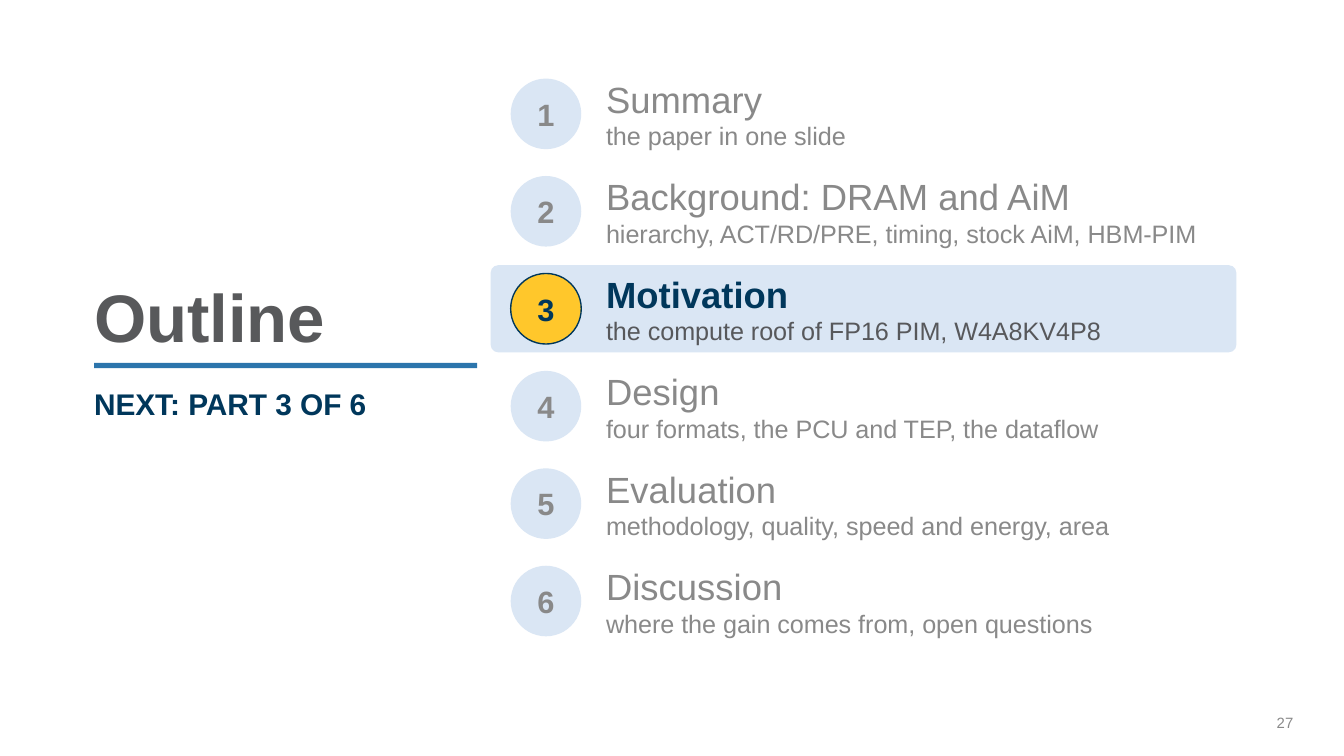
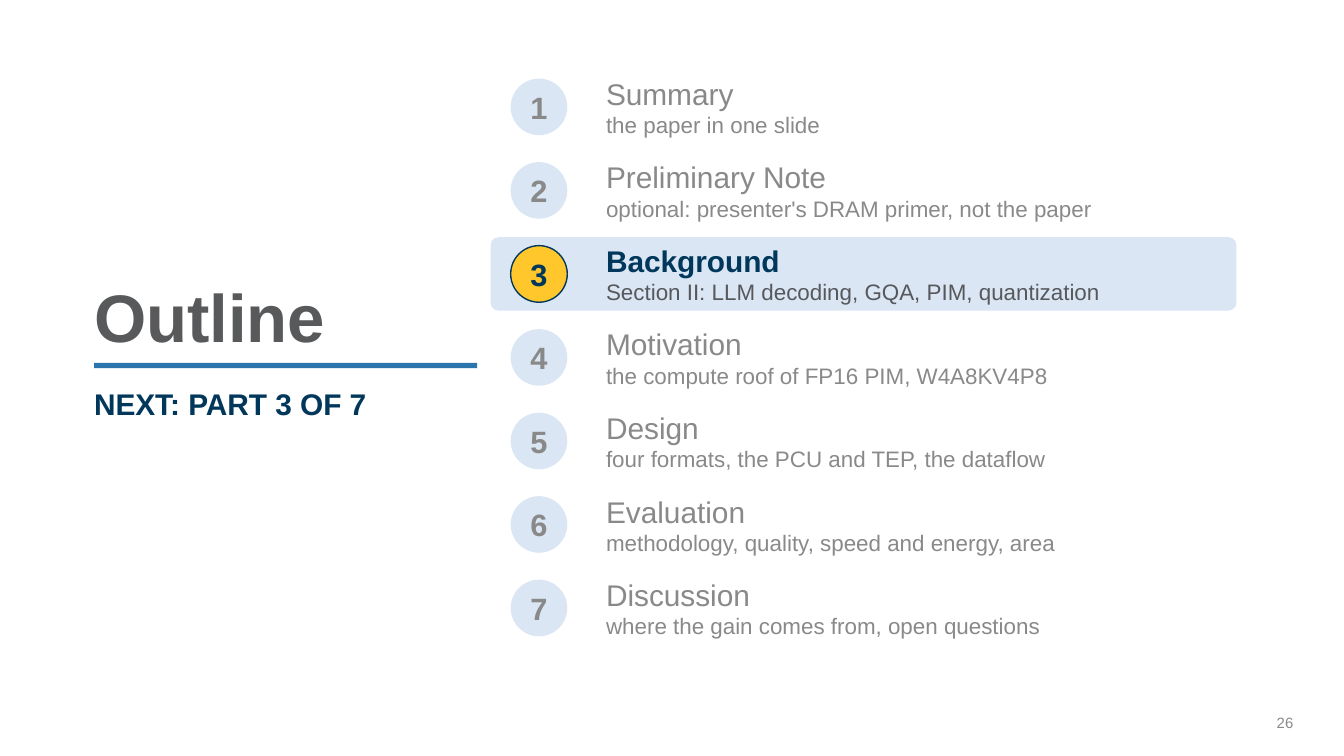
Before and after one commit to yanggon-kim/skills, a slide deck: slide 26 of ppt-create/assets/reference/p3llm-intro.pptx (slide 27 before the commit). Drawn at 1344x756 pixels with LibreOffice and Linux fonts; fonts in the diff are those of the drawing; background and template pictures are left out. Boxes give left, top, right and bottom in pixels: in the first picture for what was removed or moved away, otherwise in the second. Text is boxed around its words. In the diff, an @@ line names an element or a change of style, - is before the commit and + after.

```diff
--- a/ppt-create/assets/reference/p3llm-intro.pptx
+++ b/ppt-create/assets/reference/p3llm-intro.pptx
@@ text "1": place and size @@
-text "1" at <box>537,105,554,126</box>
+text "1" at <box>530,98,547,119</box>
@@ ellipse: place and size @@
-ellipse at <box>511,78,582,149</box>
+ellipse at <box>511,78,567,134</box>
@@ text "Summary" at <box>606,84,820,138</box>: size 19.5 to 16 pt in "Summary"; size 13.5 to 12 pt in "the paper in one slide" @@
@@ text "2": place and size @@
-text "2" at <box>537,201,554,223</box>
+text "2" at <box>530,180,547,202</box>
@@ ellipse: place and size @@
-ellipse at <box>511,176,582,247</box>
+ellipse at <box>511,163,567,219</box>
@@ text at <box>606,166,1091,222</box>: text changed; size 13.5 to 12 pt @@
-Background: DRAM and AiM
-hierarchy, ACT/RD/PRE, timing, stock AiM, HBM-PIM
+Preliminary Note
+optional: presenter's DRAM primer, not the paper
@@ rounded rectangle: place and size @@
-rounded rectangle at <box>491,265,1236,352</box>
+rounded rectangle at <box>491,238,1236,312</box>
@@ rounded rectangle at <box>491,238,1236,312</box>: proportions changed @@
@@ text "3": place and size @@
-text "3" at <box>537,299,554,322</box>
+text "3" at <box>530,264,547,287</box>
@@ ellipse: place and size @@
-ellipse at <box>511,274,582,345</box>
+ellipse at <box>511,246,567,302</box>
@@ text added at <box>606,250,1100,305</box>, 12 pt, text #57585B @@
+Background
+Section II: LLM decoding, GQA, PIM, quantization
@@ text "4": place and size @@
-text "4" at <box>537,397,554,418</box>
+text "4" at <box>530,348,547,369</box>
@@ ellipse: place and size @@
-ellipse at <box>511,371,582,442</box>
+ellipse at <box>511,329,567,386</box>
@@ text "Motivation": place and size @@
-text "Motivation" at <box>606,281,1100,345</box>
+text "Motivation" at <box>606,333,1048,389</box>
@@ text "Motivation" at <box>606,333,1048,389</box>: size 19.5 to 16 pt, text colour #00375B to #898989, bold off in "Motivation"; size 13.5 to 12 pt, text colour #57585B to #898989 in "the compute roof of FP16 PIM, W4A8KV4P8" @@
@@ text at <box>94,394,367,416</box>: text changed @@
-NEXT: PART 3 OF 6
+NEXT: PART 3 OF 7
@@ text "5": place and size @@
-text "5" at <box>537,494,554,515</box>
+text "5" at <box>530,432,547,453</box>
@@ ellipse: place and size @@
-ellipse at <box>511,468,582,539</box>
+ellipse at <box>511,413,567,469</box>
@@ text "Design": place and size @@
-text "Design" at <box>606,378,1098,441</box>
+text "Design" at <box>606,417,1045,470</box>
@@ text "Design" at <box>606,417,1045,470</box>: size 19.5 to 16 pt in "Design"; size 13.5 to 12 pt in "four formats, the PCU and TEP, the ..." @@
@@ text "6": place and size @@
-text "6" at <box>537,591,554,613</box>
+text "6" at <box>530,514,547,536</box>
@@ ellipse: place and size @@
-ellipse at <box>511,566,582,637</box>
+ellipse at <box>511,496,567,552</box>
@@ text "Evaluation": place and size @@
-text "Evaluation" at <box>606,476,1109,540</box>
+text "Evaluation" at <box>606,501,1055,556</box>
@@ text "Evaluation" at <box>606,501,1055,556</box>: size 19.5 to 16 pt in "Evaluation"; size 13.5 to 12 pt in "methodology, quality, speed and energy, area" @@
@@ ellipse added at <box>511,579,567,636</box>, fill #DAE6F4 @@
@@ text added at <box>530,599,547,620</box>, 16.5 pt, text #898989, bold @@
+7
@@ text "Discussion": place and size @@
-text "Discussion" at <box>606,573,1092,638</box>
+text "Discussion" at <box>606,584,1040,639</box>
@@ text "Discussion" at <box>606,584,1040,639</box>: size 19.5 to 16 pt in "Discussion"; size 13.5 to 12 pt in "where the gain comes from, open questions" @@
@@ page number at <box>1277,717,1294,728</box>: text changed @@
-27
+26
```
Also in this commit, not shown: 27 other slides changed, 5 slides added, 1 slide removed, 17 other files.
